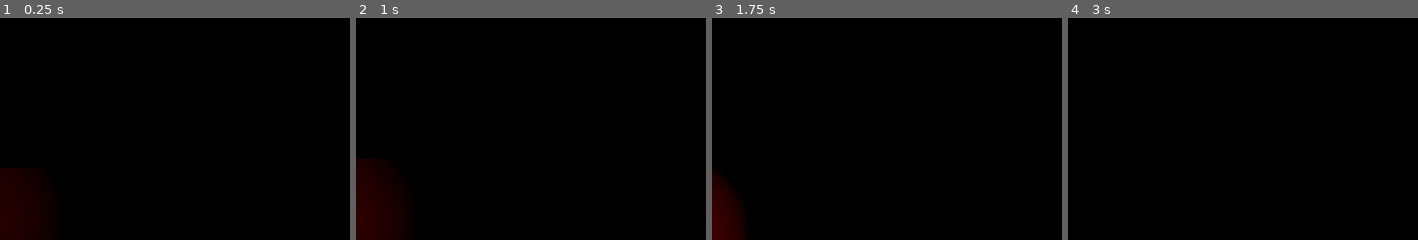
Above: before the commit, frames 1-4 (left to right).
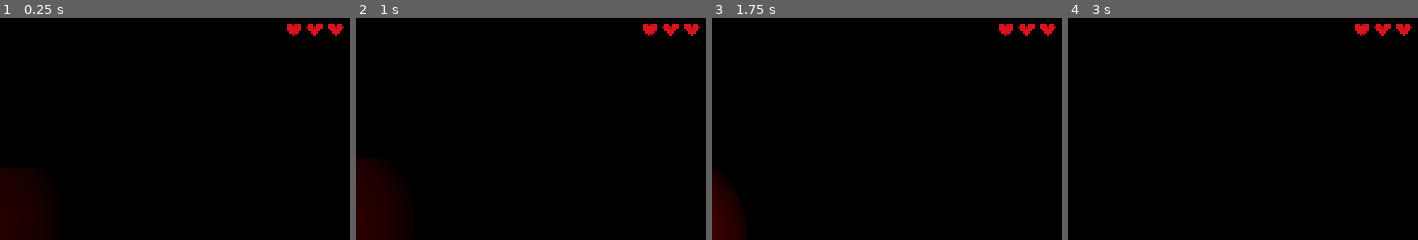
Above: after the commit, the same moments.

Repository: goamek/respawngamejam2026
Game: Godot game, scene res://src/level/scenes/test_room.tscn
Two runs of this game, one before a commit and one after it. Both use one fixed random seed, a clock stepped at 60 frames per second and the inputs below.
Inputs (mouse positions are % of the whole screen's width and height, from its top left):
- Up to frame 1 (0.25 s): no input
- Up to frame 2 (1 s): tap Enter at 0.5 s; move the mouse to (50, 49) at 0.52 s; hold W (move_forward) from 0.53 s (still down); hold R (color_next) from 0.53 s (still down)
- Up to frame 3 (1.75 s): keep holding W (move_forward); move the mouse to (38, 50) at 1.27 s; release R (color_next) at 1.28 s; tap Q (color_prev) at 1.35 s
- Up to frame 4 (3 s): keep holding W (move_forward); move the mouse to (46, 48) at 2.02 s; hold Ctrl (crouch) 2.03-2.78 s; move the mouse to (42, 51) at 2.77 s; tap F (flashlight) at 2.85 s
The pictures show only the part of the screen within x 50-100%, y 0-50%; the shares and areas given below are measured in that part.

The runs differ from the first frame. In frame 1, 0.5% of the frame differs, in the area x 82-99%, y 2-9%; in frame 2, 0.5%; in frame 3, 0.5%; in frame 4, 0.5%.

Commit message:
lives ui

Diff:
--- a/respawn-game-jam-2026/src/level/scripts/catch_handler.gd
+++ b/respawn-game-jam-2026/src/level/scripts/catch_handler.gd
@@ -9,7 +9,7 @@
 ## Message shown while the screen is black; filled in with the lives left.
 const CAUGHT_MESSAGE: String = "Caught. %d %s left"
 ## Message shown when the last life is lost.
-const GAME_OVER_MESSAGE: String = "Caught. No lives left"
+const GAME_OVER_MESSAGE: String = "Game Over"
 
 ## Where the player comes back after being caught.
 @export var spawn_point: Node3D
--- a/respawn-game-jam-2026/src/player/scenes/player.tscn
+++ b/respawn-game-jam-2026/src/player/scenes/player.tscn
@@ -5,6 +5,7 @@
 [ext_resource type="Script" path="res://src/interaction/scripts/interactor.gd" id="3_interactor"]
 [ext_resource type="PackedScene" path="res://src/ui/scenes/interaction_prompt.tscn" id="4_prompt"]
 [ext_resource type="PackedScene" path="res://src/ui/scenes/hue_indicator.tscn" id="5_indicator"]
+[ext_resource type="PackedScene" path="res://src/ui/scenes/lives_display.tscn" id="6_lives"]
 
 [sub_resource type="CapsuleShape3D" id="CapsuleShape3D_body"]
 radius = 0.3
@@ -54,3 +55,5 @@
 
 [node name="HueIndicator" parent="HUD" node_paths=PackedStringArray("player") instance=ExtResource("5_indicator")]
 player = NodePath("../..")
+
+[node name="LivesDisplay" parent="HUD" instance=ExtResource("6_lives")]
--- /dev/null
+++ b/respawn-game-jam-2026/src/ui/scenes/lives_display.tscn
@@ -0,0 +1,15 @@
+[gd_scene format=3]
+
+[ext_resource type="Script" path="res://src/ui/scripts/lives_display.gd" id="1_lives_display"]
+
+[node name="LivesDisplay" type="Control"]
+anchors_preset = 1
+anchor_left = 1.0
+anchor_right = 1.0
+offset_left = -164.0
+offset_top = 24.0
+offset_right = -24.0
+offset_bottom = 64.0
+grow_horizontal = 0
+mouse_filter = 2
+script = ExtResource("1_lives_display")
--- /dev/null
+++ b/respawn-game-jam-2026/src/ui/scripts/lives_display.gd
@@ -0,0 +1,77 @@
+class_name LivesDisplay
+extends Control
+## Row of hearts showing the player's lives: filled for each life left, empty for each one lost.
+## Hearts empty from left to right, and are drawn in code, so no image is needed.
+
+## Number of points used to trace each heart's outline.
+const HEART_POINTS: int = 48
+
+## Fill color of a heart for a life the player still has.
+@export var full_color: Color = Color(0.85, 0.08, 0.12)
+## Color of every heart's outline, full or empty.
+@export var outline_color: Color = Color(0.0, 0.0, 0.0)
+## Width and height of each heart, in pixels.
+@export var heart_size: float = 40.0
+## Gap between hearts, in pixels.
+@export var spacing: float = 10.0
+## Thickness of the outline, in pixels.
+@export var outline_width: float = 3.0
+
+var _heart_shape: PackedVector2Array
+
+
+## Builds the heart shape, sizes the row, and redraws whenever the lives change.
+func _ready() -> void:
+	_heart_shape = _build_heart_shape()
+	var hearts: int = GameSession.MAX_LIVES
+	custom_minimum_size = Vector2(hearts * heart_size + (hearts - 1) * spacing, heart_size)
+	GameSession.lives_changed.connect(_on_lives_changed)
+	queue_redraw()
+
+
+## Draws one outlined heart per starting life; the rightmost hearts are filled, one for each life left.
+func _draw() -> void:
+	var lost: int = GameSession.MAX_LIVES - GameSession.lives
+	for index: int in GameSession.MAX_LIVES:
+		var center := Vector2(heart_size * 0.5 + index * (heart_size + spacing), heart_size * 0.5)
+		var outline: PackedVector2Array = _heart_at(center)
+		if index >= lost:
+			draw_colored_polygon(outline, full_color)
+		var closed: PackedVector2Array = outline.duplicate()
+		closed.append(outline[0])
+		draw_polyline(closed, outline_color, outline_width, true)
+
+
+## Redraws the hearts for the new number of lives.
+func _on_lives_changed(_lives: int) -> void:
+	queue_redraw()
+
+
+## Returns the heart shape moved to [param center] and scaled to the heart size.
+func _heart_at(center: Vector2) -> PackedVector2Array:
+	var points := PackedVector2Array()
+	for point: Vector2 in _heart_shape:
+		points.append(center + point * heart_size)
+	return points
+
+
+## Returns a heart outline centered on the origin, fitted inside a 1 by 1 square.
+## Uses the classic heart curve: x = 16 sin^3 t, y = 13 cos t - 5 cos 2t - 2 cos 3t - cos 4t.
+func _build_heart_shape() -> PackedVector2Array:
+	var raw := PackedVector2Array()
+	for step: int in HEART_POINTS:
+		var t: float = TAU * step / HEART_POINTS
+		var x: float = 16.0 * pow(sin(t), 3.0)
+		var y: float = 13.0 * cos(t) - 5.0 * cos(2.0 * t) - 2.0 * cos(3.0 * t) - cos(4.0 * t)
+		raw.append(Vector2(x, -y))
+	var low := Vector2(INF, INF)
+	var high := Vector2(-INF, -INF)
+	for point: Vector2 in raw:
+		low = low.min(point)
+		high = high.max(point)
+	var middle: Vector2 = (low + high) * 0.5
+	var scale_factor: float = 1.0 / maxf(high.x - low.x, high.y - low.y)
+	var shape := PackedVector2Array()
+	for point: Vector2 in raw:
+		shape.append((point - middle) * scale_factor)
+	return shape
Not shown, added: respawn-game-jam-2026/src/ui/scripts/lives_display.gd.uid
Not shown, changed: respawn-game-jam-2026/src/entity/README.md
